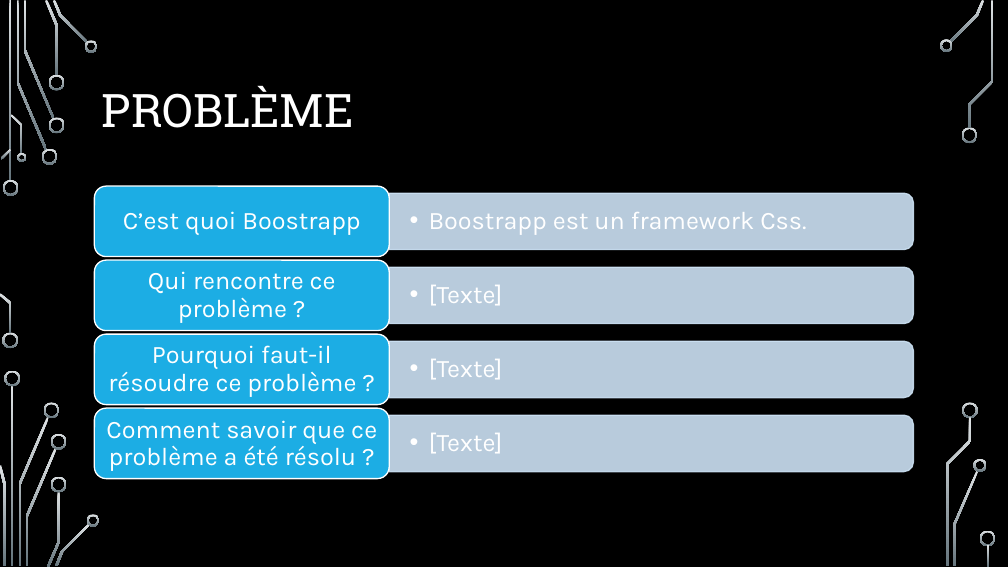
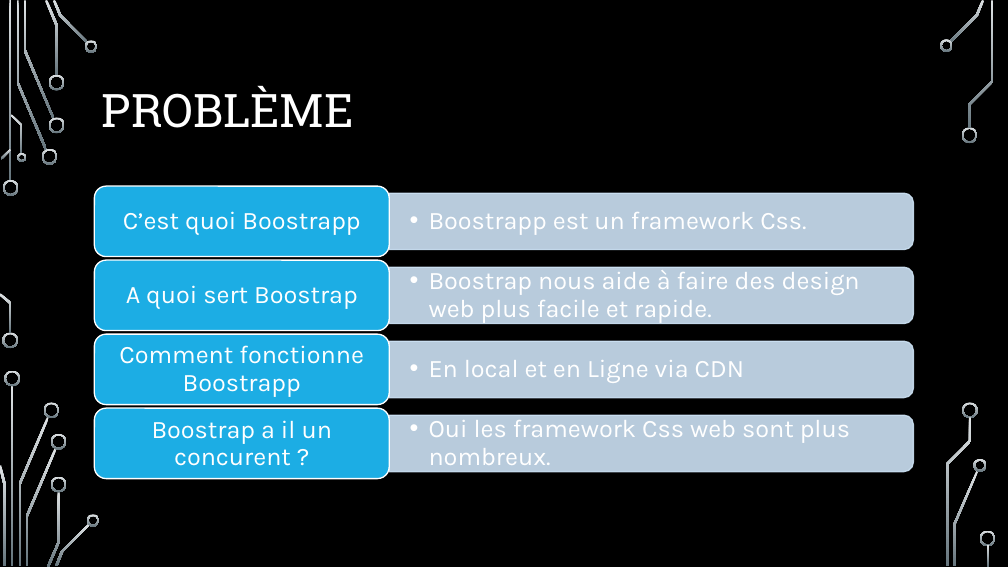
Before and after one commit to Reddy-Nzoloko/forumGaciApprendreBoostrap, a slide deck: slide 2 of GACI FORUM SUR L’APPRENTISSAGE DU frame work boostrap.pptx. Drawn at 1008x567 pixels with LibreOffice and Linux fonts; fonts in the diff are those of the drawing; background and template pictures are left out. Boxes give left, top, right and bottom in pixels: in the first picture for what was removed or moved away, otherwise in the second. Text is boxed around its words. In the diff, an @@ line names an element or a change of style, - is before the commit and + after.

```diff
--- a/GACI FORUM SUR L’APPRENTISSAGE DU frame work boostrap.pptx
+++ b/GACI FORUM SUR L’APPRENTISSAGE DU frame work boostrap.pptx
@@ text at (x1=126, y1=285, x2=358, y2=309): text changed @@
-Qui rencontre ce problème ?
+A quoi sert Boostrap
@@ text at (x1=429, y1=270, x2=860, y2=323): text changed @@
-  •• [Texte]
+  •• Boostrap nous aide à faire des design web plus facile et rapide.
@@ text at (x1=119, y1=345, x2=364, y2=397): text changed @@
-Pourquoi faut-il résoudre ce problème ?
+Comment fonctionne Boostrapp
@@ text at (x1=429, y1=360, x2=744, y2=383): text changed @@
-  •• [Texte]
+  •• En local et en Ligne via CDN
@@ text at (x1=152, y1=420, x2=332, y2=466): text changed @@
-Comment savoir que ce problème a été résolu ?
+Boostrap a il un concurent ?
@@ text at (x1=429, y1=420, x2=850, y2=465): text changed @@
-  •• [Texte]
+  •• Oui les framework Css web sont plus nombreux.
```
